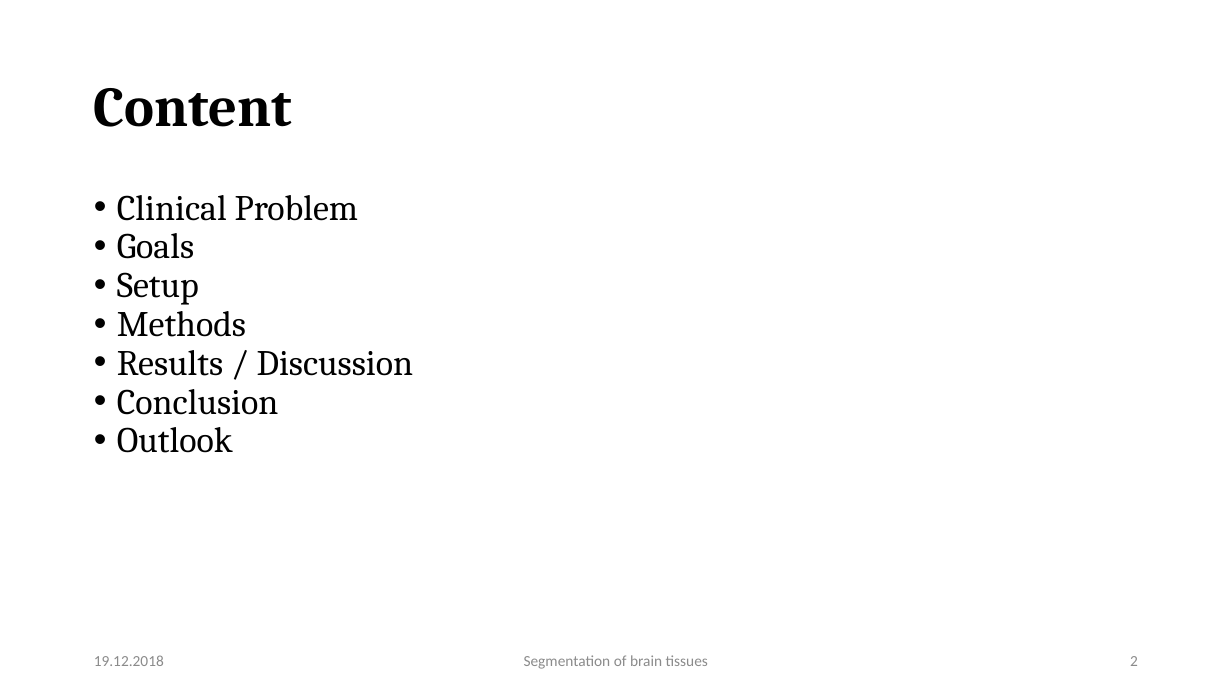
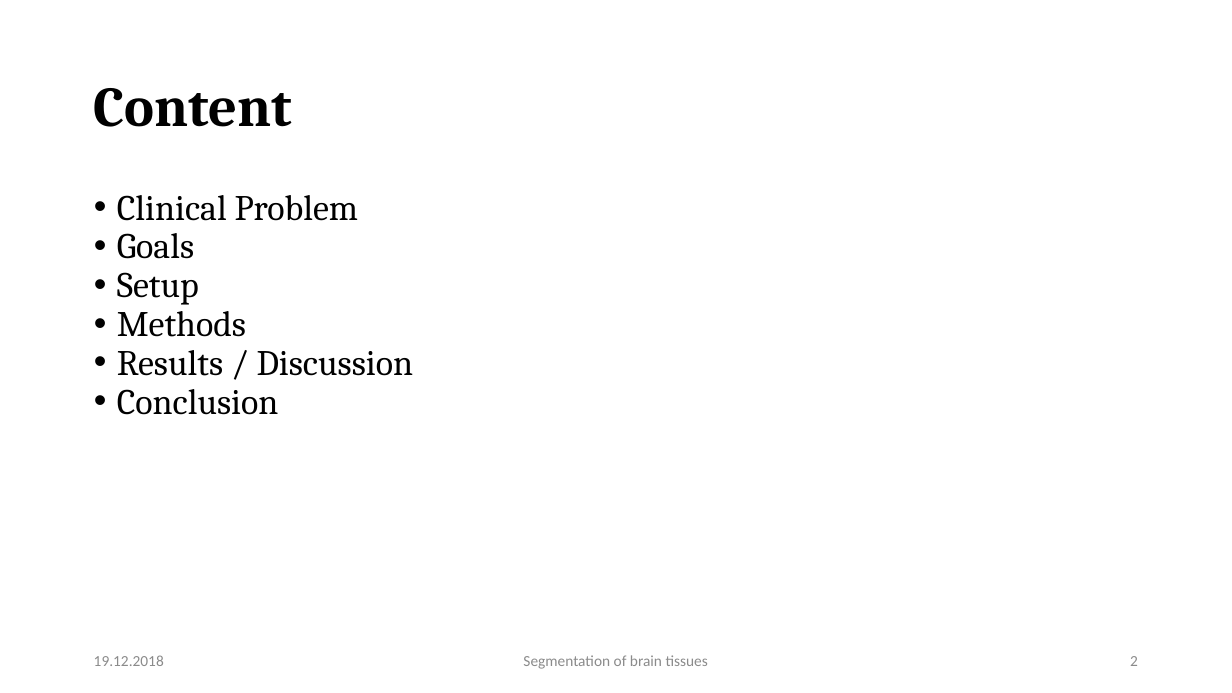
Before and after one commit to mhayoz/MIALab, a slide deck: slide 2 of Final Mialab.pptx. Drawn at 1232x693 pixels with LibreOffice and Linux fonts; fonts in the diff are those of the drawing; background and template pictures are left out. Boxes give left, top, right and bottom in pixels: in the first picture for what was removed or moved away, otherwise in the second. Text is boxed around its words. In the diff, an @@ line names an element or a change of style, - is before the commit and + after.

```diff
--- a/Final Mialab.pptx
+++ b/Final Mialab.pptx
@@ text at (117,427,233,453): paragraph removed @@
-• Outlook
```
Also in this commit, not shown: 1 other slide changed.
